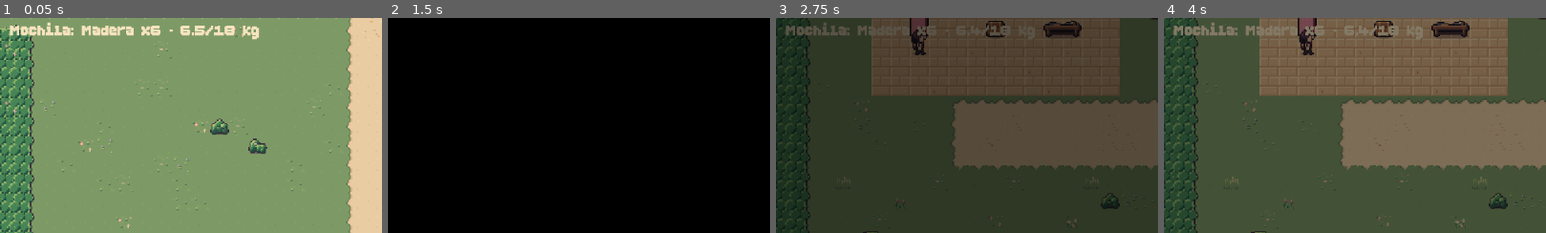
Above: before the commit, frames 1-4 (left to right).
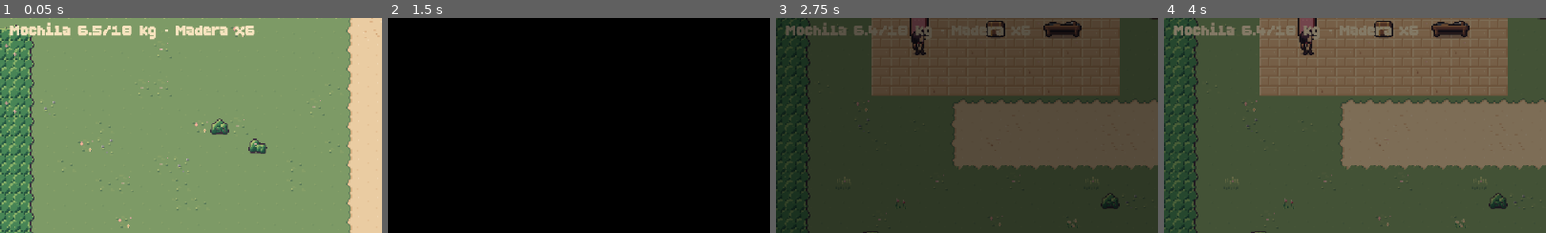
Above: after the commit, the same moments.

Repository: ImGTrK/forrest
Game: Godot game, scene res://tests/RunTests.tscn
Same seed, same stepped clock (60 frames per second), same inputs: the game is played once before the commit and once after it. This scene is started directly instead of the project's main scene.
Inputs (mouse positions are % of the whole screen's width and height, from its top left):
- Up to frame 1 (0.05 s): no input
- Up to frame 2 (1.5 s): move the mouse to (33, 42) at 0.52 s; hold D (move_right) 0.53-1.28 s; hold J (attack) 0.53-1.28 s; click (33, 42) at 0.67 s; move the mouse to (30, 55) at 1.27 s; hold S (move_down) from 1.28 s (still down); tap Space (dash) at 1.35 s
- Up to frame 3 (2.75 s): move the mouse to (60, 28) at 2.02 s; release S (move_down) at 2.03 s; hold D (move_right) from 2.03 s (still down); hold Delete (discard_item) from 2.03 s (still down)
- Up to frame 4 (4 s): move the mouse to (45, 70) at 2.77 s; release D (move_right) at 2.78 s; release Delete (discard_item) at 2.78 s; hold W (move_up) 2.78-3.53 s; tap E (interact) at 2.85 s; click (45, 70) at 2.92 s; tap Enter at 3.5 s; move the mouse to (80, 65) at 3.52 s; hold A (move_left) from 3.53 s (still down); hold R (rotate_item) from 3.53 s (still down)
The pictures show only the part of the screen within x 0-50%, y 20-70%; the shares and areas given below are measured in that part.

The runs differ from the first frame. In frame 1, 1.3% of the frame differs, in the area x 18-68%, y 3-11%; in frame 2, nothing differs; in frame 3, 0.5%; in frame 4, 0.8%.

Commit message:
HUD: la línea de la mochila muestra el peso y solo los 3 ítems más cargados

Diff:
--- a/scenes/ui/hud.gd
+++ b/scenes/ui/hud.gd
@@ -30,6 +30,8 @@
 var _last_minute := -1
 var _location: Label
 var _carried: Label
+## Tipos de ítem que se nombran en la línea de la mochila (el resto va como "+N más").
+const MAX_CARRIED_TYPES := 3
 var _toast: Label
 var _hint: Label
 var _minimap: Minimap
@@ -244,11 +246,16 @@
 	var counts := {}
 	for item in bag.items():
 		counts[item.display_name()] = counts.get(item.display_name(), 0) + 1
+	# Solo los más cargados: con muchos tipos la línea se salía de la pantalla
+	var names: Array = counts.keys()
+	names.sort_custom(func(a: String, b: String) -> bool: return counts[a] > counts[b])
 	var parts: PackedStringArray = []
-	for item_name: String in counts:
-		parts.append("%s ×%d" % [item_name, counts[item_name]])
-	_carried.text = "Mochila: %s · %s%s" % [", ".join(parts), weight,
-		"  (sobrepeso)" if GameState.is_overweight() else ""]
+	for i in mini(names.size(), MAX_CARRIED_TYPES):
+		parts.append("%s ×%d" % [names[i], counts[names[i]]])
+	if names.size() > MAX_CARRIED_TYPES:
+		parts.append("+%d más" % (names.size() - MAX_CARRIED_TYPES))
+	_carried.text = "Mochila %s%s · %s" % [weight,
+		" (sobrepeso)" if GameState.is_overweight() else "", ", ".join(parts)]
 
 
 func show_toast(text: String) -> void:
